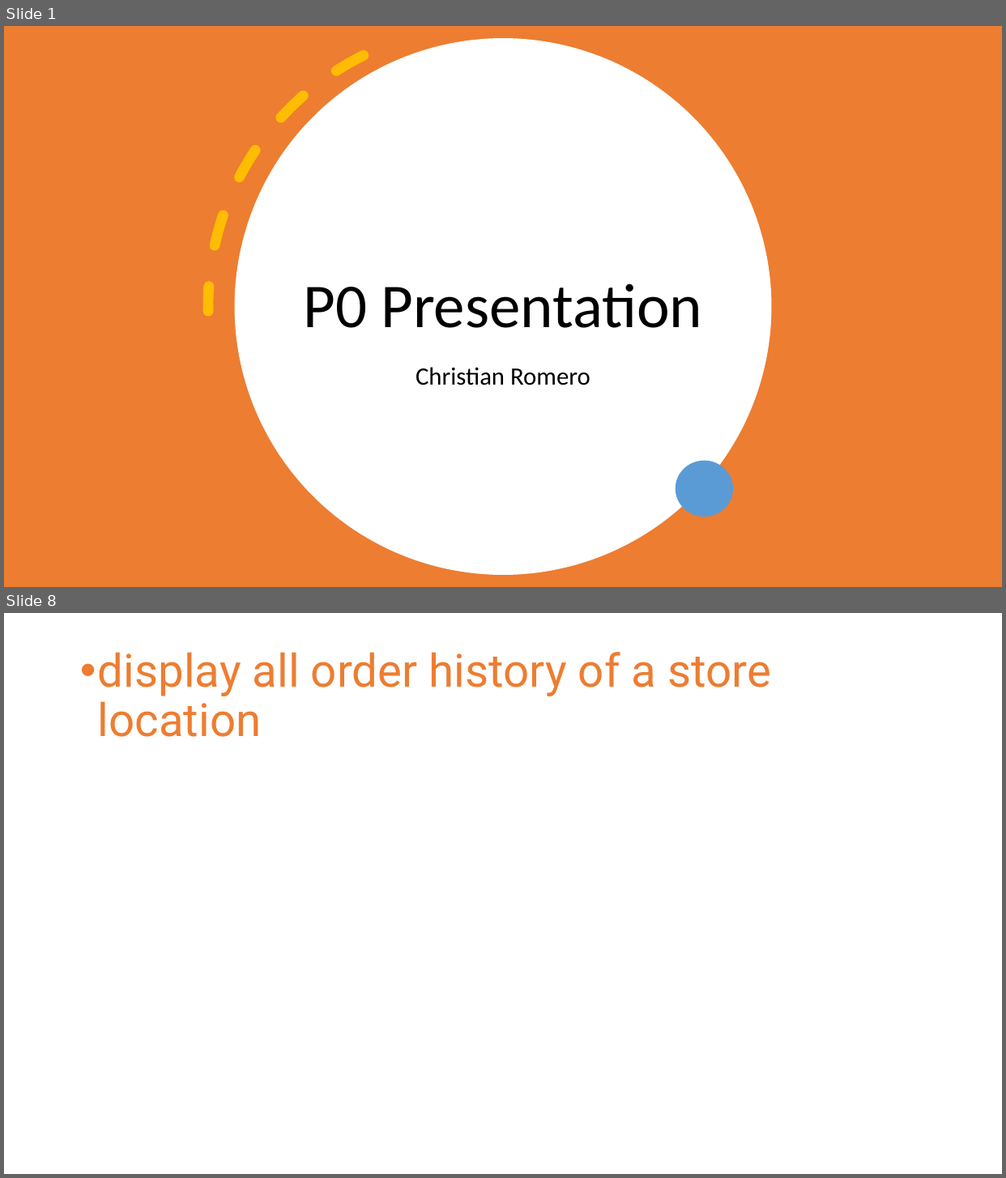
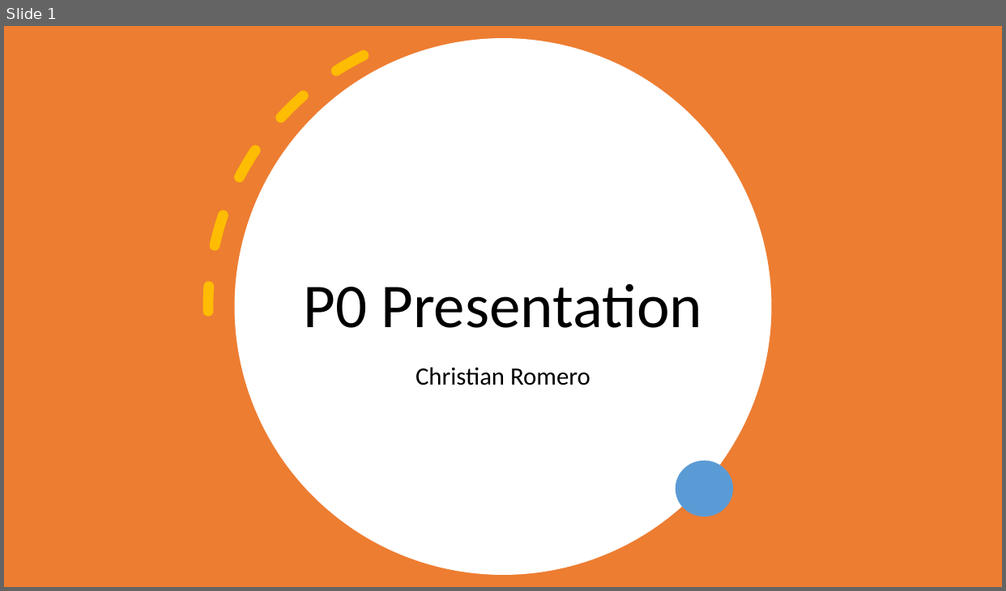
Before and after one commit to 06012021-dotnet-uta/ChristianRomeroP0, a slide deck: Study/P0 Presentation.pptx. Shown one above the other, each under a label of ours: slides 1 and 8 before the commit, slide 1 after it; the slides between them are not shown. The pictures are 1006x1178 and 1006x591 pixels, drawn with LibreOffice and Linux fonts; fonts in the diff are those of the drawing. Boxes give left, top, right and bottom in pixels: in the first picture for what was removed or moved away, otherwise in the second. Text is boxed around its words. In the diff, an @@ line names an element or a change of style, - is before the commit and + after.

```diff
--- a/Study/P0 Presentation.pptx
+++ b/Study/P0 Presentation.pptx
@@ slide 8 removed at box(4, 613, 1002, 1174), background #FFFFFF @@
@@ title removed at box(98, 652, 771, 737) @@
-• display all order history of a store location
```
Also in this commit, not shown: 7 slides changed, 10 slides added, 2 other slides removed, 16 other files.
